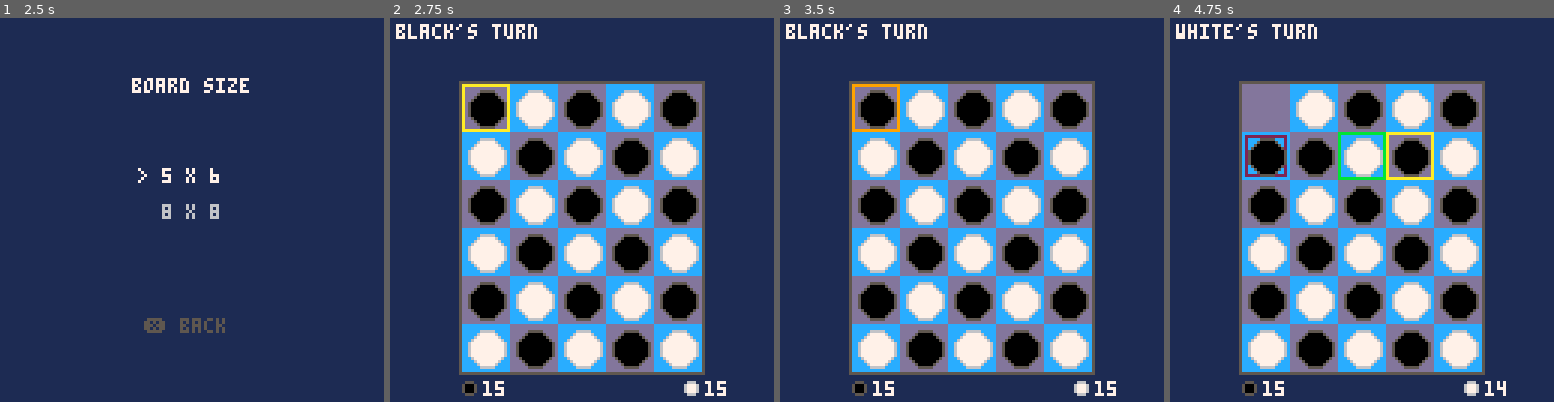
Above: before the commit, frames 1-4 (left to right).
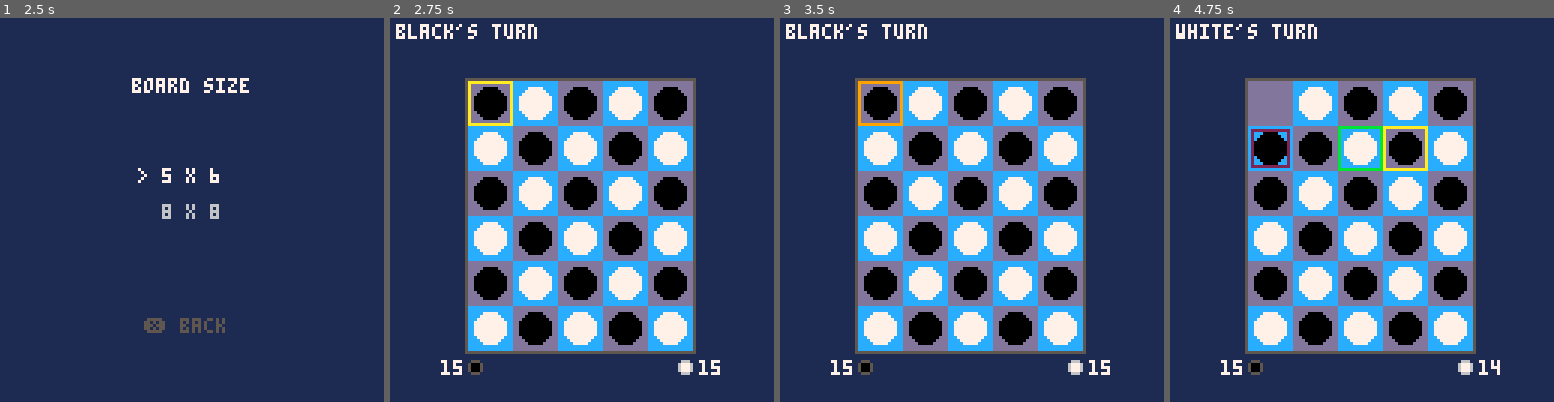
Above: after the commit, the same moments.

Repository: adil-soubki/clobber
Game: PICO-8 cartridge main.lua.p8
Two runs of this game, one before a commit and one after it. Both use one fixed random seed, a clock stepped at 60 frames per second and the inputs below.
Inputs:
- Up to frame 1 (2.5 s): tap X (X key) at 0.33, 1.07, 1.85 s; tap O (Z key) at 0.7, 1.7, 2.1 s; hold Right 1.6-2.1 s; hold Up 2.15-2.42 s; hold Right from 2.47 s (still down)
- Up to frame 2 (2.75 s): keep holding Right; tap O (Z key) at 2.5 s
- Up to frame 3 (3.5 s): tap O (Z key) at 2.9, 3.3 s; tap X (X key) at 2.97 s; release Right at 3.03 s; hold Left from 3.08 s (still down)
- Up to frame 4 (4.75 s): release Left at 3.58 s; hold Down 3.63-3.97 s; tap O (Z key) at 3.7, 4.1, 4.5 s; hold Right 4.02-4.68 s; tap X (X key) at 4.08 s; hold Up from 4.73 s (still down)

Frame 1 is identical in both runs. In frame 2, 35% of the frame differs, in the area x 13-88%, y 15-99%; in frame 3, 35%; in frame 4, 35%.

Commit message:
Polish visual alignment across game screens
Use odd cell sizes (15/13) for pixel-perfect piece centering. Reduce
board top offset to fit score on 8x8. Mirror score layout, center
menu text, and recenter win dialog box and text. Remove piece outlines
on game board, keep on title screen and score indicators.

Diff:
--- a/main.lua
+++ b/main.lua
@@ -57,12 +57,12 @@
 function cell_info()
  local cs
  if bw==5 and bh==6 then
-  cs=16
+  cs=15
  else
-  cs=14
+  cs=13
  end
  local ox=flr((128-bw*cs)/2)
- local oy=flr((128-bh*cs)/2)+6 -- +6 for status bar
+ local oy=flr((128-bh*cs)/2)+2 -- +2 for status bar
  return cs,ox,oy
 end
 
@@ -617,10 +617,10 @@
     -- draw piece
     if v==1 then
      circfill(sx,sy,pr,0)
-     circ(sx,sy,pr,5)
+     circ(sx,sy,pr,0)
     else
      circfill(sx,sy,pr,7)
-     circ(sx,sy,pr,6)
+     circ(sx,sy,pr,7)
     end
    end
   end
@@ -650,12 +650,16 @@
   end
  end
  local by=oy+bh*cs+3
+ -- black score: count then circle (right-aligned to left edge)
+ local bctxt=""..bc
+ local bcw=#bctxt*4
+ print(bctxt,ox-bcw-1,by,7)
  circfill(ox+2,by+2,2,0)
  circ(ox+2,by+2,2,5)
- print(bc,ox+7,by,7)
- circfill(ox+bw*cs-4,by+2,2,7)
- circ(ox+bw*cs-4,by+2,2,6)
- print(wc,ox+bw*cs+1,by,7)
+ -- white score: circle then count (left-aligned to right edge)
+ circfill(ox+bw*cs-3,by+2,2,7)
+ circ(ox+bw*cs-3,by+2,2,6)
+ print(wc,ox+bw*cs+2,by,7)
 end
 
 function draw_over()
@@ -679,11 +683,11 @@
   end
  end
  -- draw box behind text
- local tw=#msg*4
- local bx1=64-tw/2-8
- local bx2=64+tw/2+8
+ local tw=max(#msg*4,32)
+ local bx1=63-tw/2-9
+ local bx2=63+tw/2+9
  rectfill(bx1,48,bx2,78,0)
  rect(bx1,48,bx2,78,7)
- print(msg,64-tw/2,54,7)
- print("\x8e/\x97 menu",40,68,6)
-end
+ print(msg,64-#msg*2,54,7)
+ print("\x8e/\x97 menu",44,68,6)
+end
